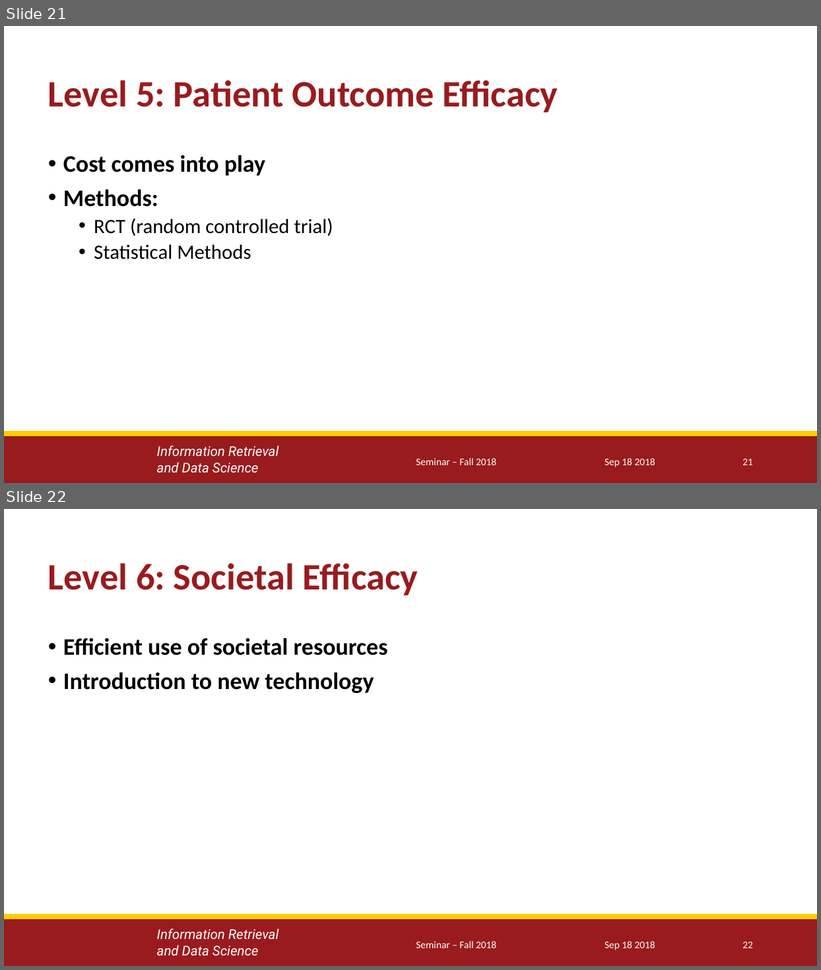
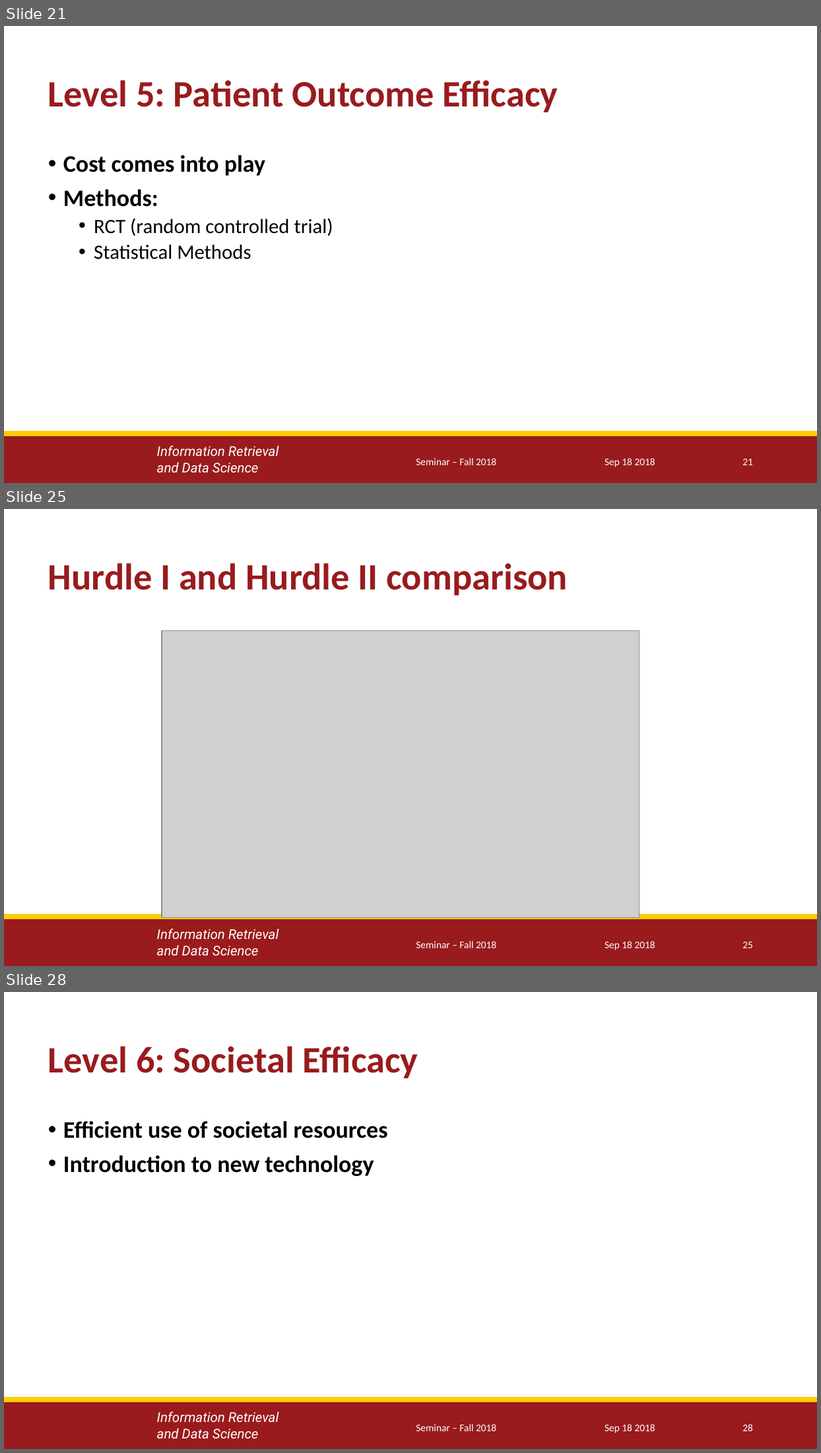
Before and after one commit to yuesOctober/survey, a slide deck: Presentation_1.pptx. Shown one above the other, each under a label of ours: slides 21 and 22 before the commit, slides 21, 25 and 28 after it; the slides between them are not shown. The pictures are 821x970 and 821x1453 pixels, drawn with LibreOffice and Linux fonts; fonts in the diff are those of the drawing; grey boxes stand for pictures; background and template pictures are left out. Boxes give left, top, right and bottom in pixels: in the first picture for what was removed or moved away, otherwise in the second. Text is boxed around its words. In the diff, an @@ line names an element or a change of style, - is before the commit and + after.

```diff
--- a/Presentation_1.pptx
+++ b/Presentation_1.pptx
@@ slide 25 added at <box>4,509,817,966</box>, background #FFFFFF; not listed: 3 template elements that a slide beside it also shows @@
@@ title added at <box>48,563,568,595</box>, 33 pt, text #991B1D, bold @@
+Hurdle I and Hurdle II comparison
@@ picture added at <box>162,631,639,918</box> @@
@@ text added at <box>416,941,496,949</box>, 9 pt, text #FFFFFF @@
+Seminar – Fall 2018
@@ text added at <box>605,941,655,951</box>, 9 pt, text #FFFFFF @@
+Sep 18 2018
@@ page number added at <box>743,942,753,949</box>, 9 pt, text #FFFFFF @@
+25
@@ what was slide 22 is now slide 28 @@
@@ page number at <box>743,1424,753,1432</box>: text changed @@
-22
+28
```
Also in this commit, not shown: 3 slides changed, 4 other slides added.
